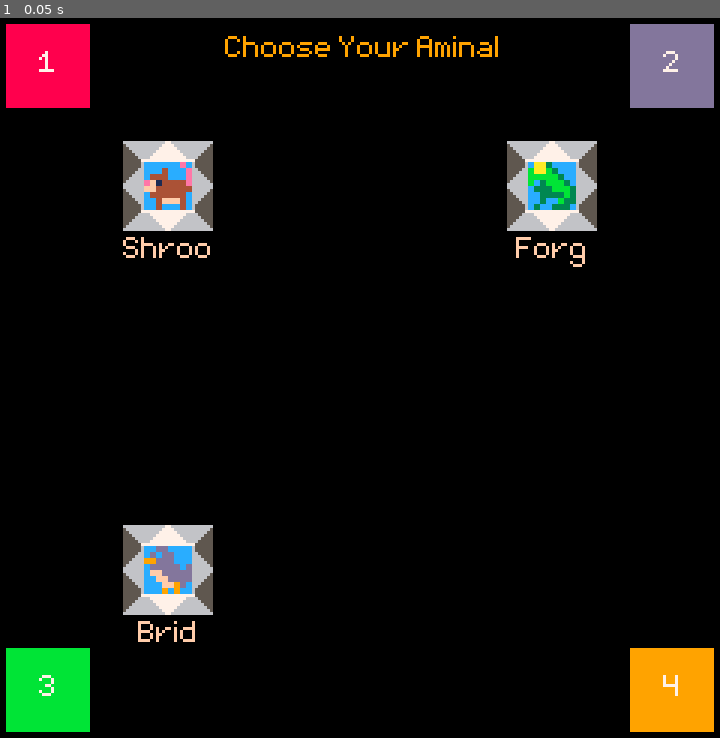
Above: before the commit, frame 1.
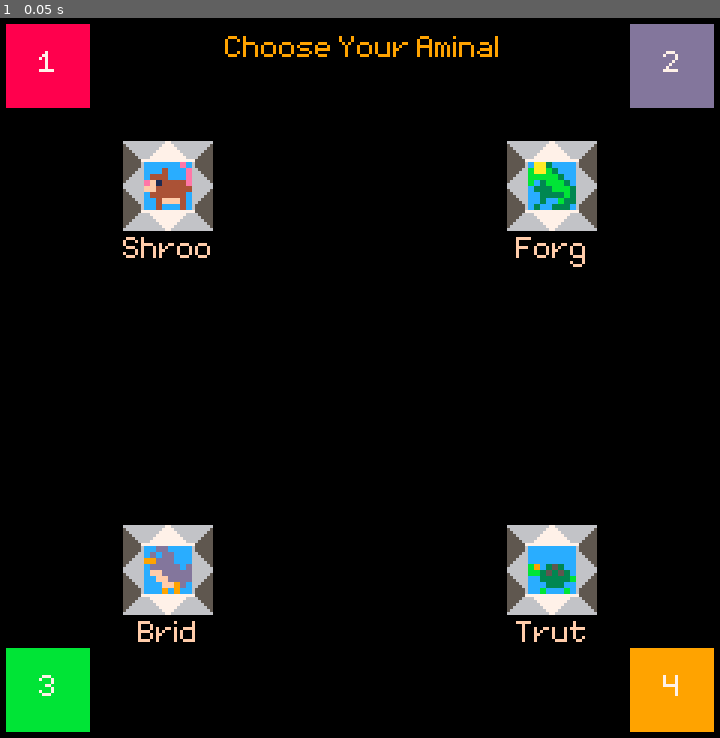
Above: after the commit, the same moment.

Repository: sealgair/ForestFiends
Game: Godot game, scene res://screens/character_select/CharacterSelect.tscn
Two runs of this game, one before a commit and one after it. Both use one fixed random seed, a clock stepped at 60 frames per second and the inputs below.
Inputs:
- Up to frame 1 (0.05 s): no input

The runs differ from the first frame. In frame 1, 1.6% of the frame differs, in the area x 70-83%, y 70-87%.

Commit message:
trut can bite

Diff:
--- a/characters/Attack.gd
+++ b/characters/Attack.gd
@@ -13,6 +13,9 @@
 	if life <= 0:
 		queue_free()
 
+func configure(anim="idle", size=6):
+	$AnimatedSprite.animation = anim
+
 
 func _on_Attack_body_entered(body):
 	if body != attacker and !body.dead:
--- a/characters/Attack.tscn
+++ b/characters/Attack.tscn
@@ -1,21 +1,36 @@
-[gd_scene load_steps=6 format=2]
+[gd_scene load_steps=8 format=2]
 
 [ext_resource path="res://art/aminals.png" type="Texture" id=1]
 [ext_resource path="res://characters/Attack.gd" type="Script" id=2]
+[ext_resource path="res://art/forg.png" type="Texture" id=3]
 
 [sub_resource type="CircleShape2D" id=1]
-radius = 4.0
+radius = 6.0
 
-[sub_resource type="AtlasTexture" id=4]
+[sub_resource type="AtlasTexture" id=6]
 atlas = ExtResource( 1 )
-region = Rect2( 120, 40, 8, 8 )
+region = Rect2( 240, 80, 16, 16 )
+
+[sub_resource type="AtlasTexture" id=5]
+atlas = ExtResource( 3 )
+region = Rect2( 16, 0, 4, 4 )
 
 [sub_resource type="SpriteFrames" id=3]
 resource_local_to_scene = true
 animations = [ {
-"frames": [ SubResource( 4 ) ],
+"frames": [ SubResource( 6 ) ],
 "loop": true,
 "name": "default",
+"speed": 5.0
+}, {
+"frames": [  ],
+"loop": true,
+"name": "none",
+"speed": 5.0
+}, {
+"frames": [ SubResource( 5 ) ],
+"loop": true,
+"name": "tongue",
 "speed": 5.0
 } ]
 
@@ -29,7 +44,6 @@
 shape = SubResource( 1 )
 
 [node name="AnimatedSprite" type="AnimatedSprite" parent="."]
-scale = Vector2( 2, 2 )
 frames = SubResource( 3 )
 
 [connection signal="body_entered" from="." to="." method="_on_Attack_body_entered"]
--- a/characters/Forg.gd
+++ b/characters/Forg.gd
@@ -8,7 +8,7 @@
 	._ready()
 	run_speed = 150
 	jump_speed = -50
-	attack_scene = preload("res://characters/ForgAttack.tscn")
+	attack_anim = "tongue"
 
 
 func get_species():
@@ -63,7 +63,3 @@
 		ret = ret * l * 2
 		an.transform.origin = ret
 		$Tongue.set_point_position(1, ret)
-
-
-func easeoutback(t, p=4):
-	return 1-pow(2*(t-.5), p)
--- a/characters/Forg.tscn
+++ b/characters/Forg.tscn
@@ -105,5 +105,4 @@
 [node name="Reticle" type="AnimatedSprite" parent="." index="5"]
 position = Vector2( -16, 0 )
 frames = SubResource( 30 )
-frame = 1
 playing = true
--- a/characters/ForgAttack.tscn
+++ /dev/null
@@ -1,22 +0,0 @@
-[gd_scene load_steps=5 format=2]
-
-[ext_resource path="res://characters/Attack.tscn" type="PackedScene" id=1]
-[ext_resource path="res://art/forg.png" type="Texture" id=2]
-
-[sub_resource type="AtlasTexture" id=3]
-atlas = ExtResource( 2 )
-region = Rect2( 16, 0, 4, 4 )
-
-[sub_resource type="SpriteFrames" id=2]
-animations = [ {
-"frames": [ SubResource( 3 ) ],
-"loop": true,
-"name": "default",
-"speed": 5.0
-} ]
-
-[node name="Attack" instance=ExtResource( 1 )]
-
-[node name="AnimatedSprite" parent="." index="1"]
-scale = Vector2( 1, 1 )
-frames = SubResource( 2 )
--- a/characters/Player.gd
+++ b/characters/Player.gd
@@ -27,6 +27,7 @@
 var dead = false
 
 var attack_scene = preload("res://characters/Attack.tscn")
+var attack_anim = "default"
 
 func _ready():
 	screen_size = get_viewport_rect().size
@@ -67,9 +68,11 @@
 	instance.attacker = self
 	instance.transform.origin += offset
 	instance.set_name("attack")
+	instance.configure(attack_anim)
 	add_child(instance)
 	attackNode = weakref(instance)
 	$AnimatedSprite.play("attack")
+	return instance
 
 func walk():
 	velocity.x = 0
@@ -154,3 +157,7 @@
 	position = new_pos
 	dead = false
 	# TODO: invincibilty after revive
+
+
+func easeoutback(t, p=4):
+	return 1-pow(2*(t-.5), p)
--- a/characters/Player.tscn
+++ b/characters/Player.tscn
@@ -1,7 +1,8 @@
-[gd_scene load_steps=9 format=2]
+[gd_scene load_steps=16 format=2]
 
 [ext_resource path="res://main/PalletSwap.gdshader" type="Shader" id=1]
 [ext_resource path="res://characters/Player.gd" type="Script" id=2]
+[ext_resource path="res://art/trut.png" type="Texture" id=3]
 [ext_resource path="res://art/decay.png" type="Texture" id=4]
 
 [sub_resource type="ShaderMaterial" id=17]
@@ -9,6 +10,14 @@
 shader = ExtResource( 1 )
 shader_param/palette = 0
 shader_param/palette_length = 4
+
+[sub_resource type="AtlasTexture" id=23]
+atlas = ExtResource( 3 )
+region = Rect2( 0, 16, 16, 16 )
+
+[sub_resource type="AtlasTexture" id=24]
+atlas = ExtResource( 3 )
+region = Rect2( 48, 16, 16, 16 )
 
 [sub_resource type="AtlasTexture" id=20]
 atlas = ExtResource( 4 )
@@ -18,15 +27,31 @@
 atlas = ExtResource( 4 )
 region = Rect2( 16, 0, 16, 16 )
 
+[sub_resource type="AtlasTexture" id=25]
+atlas = ExtResource( 3 )
+region = Rect2( 0, 16, 16, 16 )
+
+[sub_resource type="AtlasTexture" id=26]
+atlas = ExtResource( 3 )
+region = Rect2( 0, 16, 16, 16 )
+
+[sub_resource type="AtlasTexture" id=27]
+atlas = ExtResource( 3 )
+region = Rect2( 0, 16, 16, 16 )
+
+[sub_resource type="AtlasTexture" id=28]
+atlas = ExtResource( 3 )
+region = Rect2( 16, 16, 16, 16 )
+
 [sub_resource type="SpriteFrames" id=8]
 resource_local_to_scene = true
 animations = [ {
-"frames": [  ],
+"frames": [ SubResource( 23 ) ],
 "loop": false,
 "name": "attack",
 "speed": 10.0
 }, {
-"frames": [  ],
+"frames": [ SubResource( 24 ) ],
 "loop": true,
 "name": "dead",
 "speed": 5.0
@@ -36,17 +61,17 @@
 "name": "decay",
 "speed": 10.0
 }, {
-"frames": [  ],
+"frames": [ SubResource( 25 ) ],
 "loop": true,
 "name": "idle",
 "speed": 5.0
 }, {
-"frames": [  ],
+"frames": [ SubResource( 26 ) ],
 "loop": true,
 "name": "jump",
 "speed": 5.0
 }, {
-"frames": [  ],
+"frames": [ SubResource( 27 ), SubResource( 28 ) ],
 "loop": true,
 "name": "walk",
 "speed": 5.0
--- /dev/null
+++ b/characters/Trut.gd
@@ -0,0 +1,28 @@
+extends "Player.gd"
+
+
+func _ready():
+	run_speed = 60
+	$Head.material.set_shader_param("palette", palette)
+	attack_anim = "none"
+
+
+func get_species():
+	return "Trut"
+
+
+func _process(delta):
+	._process(delta)
+	$Head.flip_h = $AnimatedSprite.flip_h
+	var an = attackNode.get_ref()
+	$Head.animation = "idle"
+	if an:
+		var xoff = easeoutback(an.life/an.live) * 10
+		if xoff > 4:
+			$Head.animation = "attack"
+		if not $Head.flip_h:
+			xoff *= -1
+		$Head.transform.origin.x = xoff
+		an.transform.origin.x = xoff * 2.1
+	else:
+		$Head.transform.origin.x = 0
--- /dev/null
+++ b/characters/Trut.tscn
@@ -0,0 +1,116 @@
+[gd_scene load_steps=20 format=2]
+
+[ext_resource path="res://characters/Player.tscn" type="PackedScene" id=1]
+[ext_resource path="res://art/trut.png" type="Texture" id=2]
+[ext_resource path="res://main/PalletSwap.gdshader" type="Shader" id=3]
+[ext_resource path="res://art/decay.png" type="Texture" id=4]
+[ext_resource path="res://characters/Trut.gd" type="Script" id=5]
+[ext_resource path="res://main/PalletSwap.tres" type="Material" id=6]
+
+[sub_resource type="AtlasTexture" id=3]
+atlas = ExtResource( 2 )
+region = Rect2( 16, 32, 16, 16 )
+
+[sub_resource type="AtlasTexture" id=2]
+atlas = ExtResource( 2 )
+region = Rect2( 0, 32, 16, 16 )
+
+[sub_resource type="SpriteFrames" id=1]
+resource_local_to_scene = true
+animations = [ {
+"frames": [ SubResource( 3 ) ],
+"loop": true,
+"name": "attack",
+"speed": 5.0
+}, {
+"frames": [ SubResource( 2 ) ],
+"loop": true,
+"name": "idle",
+"speed": 5.0
+} ]
+
+[sub_resource type="ShaderMaterial" id=22]
+resource_local_to_scene = true
+shader = ExtResource( 3 )
+shader_param/palette = 0
+shader_param/palette_length = 4
+
+[sub_resource type="AtlasTexture" id=23]
+atlas = ExtResource( 2 )
+region = Rect2( 0, 16, 16, 16 )
+
+[sub_resource type="AtlasTexture" id=24]
+atlas = ExtResource( 2 )
+region = Rect2( 48, 16, 16, 16 )
+
+[sub_resource type="AtlasTexture" id=20]
+atlas = ExtResource( 4 )
+region = Rect2( 0, 0, 16, 16 )
+
+[sub_resource type="AtlasTexture" id=21]
+atlas = ExtResource( 4 )
+region = Rect2( 16, 0, 16, 16 )
+
+[sub_resource type="AtlasTexture" id=30]
+atlas = ExtResource( 2 )
+region = Rect2( 16, 0, 16, 16 )
+
+[sub_resource type="AtlasTexture" id=31]
+atlas = ExtResource( 2 )
+region = Rect2( 16, 16, 16, 16 )
+
+[sub_resource type="AtlasTexture" id=27]
+atlas = ExtResource( 2 )
+region = Rect2( 0, 16, 16, 16 )
+
+[sub_resource type="AtlasTexture" id=28]
+atlas = ExtResource( 2 )
+region = Rect2( 16, 16, 16, 16 )
+
+[sub_resource type="SpriteFrames" id=29]
+resource_local_to_scene = true
+animations = [ {
+"frames": [ SubResource( 23 ) ],
+"loop": false,
+"name": "attack",
+"speed": 10.0
+}, {
+"frames": [ SubResource( 24 ) ],
+"loop": true,
+"name": "dead",
+"speed": 5.0
+}, {
+"frames": [ SubResource( 20 ), SubResource( 21 ) ],
+"loop": false,
+"name": "decay",
+"speed": 10.0
+}, {
+"frames": [ SubResource( 30 ) ],
+"loop": true,
+"name": "idle",
+"speed": 5.0
+}, {
+"frames": [ SubResource( 31 ) ],
+"loop": true,
+"name": "jump",
+"speed": 5.0
+}, {
+"frames": [ SubResource( 27 ), SubResource( 28 ) ],
+"loop": true,
+"name": "walk",
+"speed": 5.0
+} ]
+
+[node name="Trut" instance=ExtResource( 1 )]
+script = ExtResource( 5 )
+
+[node name="Head" type="AnimatedSprite" parent="." index="0"]
+material = ExtResource( 6 )
+frames = SubResource( 1 )
+animation = "idle"
+
+[node name="AnimatedSprite" parent="." index="1"]
+material = SubResource( 22 )
+frames = SubResource( 29 )
+animation = "idle"
+frame = 0
--- a/main/Global.gd
+++ b/main/Global.gd
@@ -4,6 +4,7 @@
 	'Shroo': load("res://characters/Shroo.tscn"),
 	'Brid': load("res://characters/Brid.tscn"),
 	'Forg': load("res://characters/Forg.tscn"),
+	'Trut': load("res://characters/Trut.tscn"),
 }
 var screens = {
 	'select': "res://screens/character_select/CharacterSelect.tscn",
--- a/screens/arena/Map.tscn
+++ b/screens/arena/Map.tscn
@@ -25,7 +25,7 @@
 0/texture = ExtResource( 1 )
 0/tex_offset = Vector2( 0, 0 )
 0/modulate = Color( 1, 1, 1, 1 )
-0/region = Rect2( 0, 32, 8, 8 )
+0/region = Rect2( 0, 64, 16, 16 )
 0/tile_mode = 0
 0/occluder_offset = Vector2( 0, 0 )
 0/navigation_offset = Vector2( 0, 0 )
@@ -46,7 +46,7 @@
 1/texture = ExtResource( 1 )
 1/tex_offset = Vector2( 0, 0 )
 1/modulate = Color( 1, 1, 1, 1 )
-1/region = Rect2( 8, 32, 8, 8 )
+1/region = Rect2( 16, 64, 16, 16 )
 1/tile_mode = 0
 1/occluder_offset = Vector2( 0, 0 )
 1/navigation_offset = Vector2( 0, 0 )
@@ -67,7 +67,7 @@
 2/texture = ExtResource( 1 )
 2/tex_offset = Vector2( 0, 0 )
 2/modulate = Color( 1, 1, 1, 1 )
-2/region = Rect2( 16, 32, 8, 8 )
+2/region = Rect2( 32, 64, 16, 16 )
 2/tile_mode = 0
 2/occluder_offset = Vector2( 0, 0 )
 2/navigation_offset = Vector2( 0, 0 )
@@ -88,7 +88,7 @@
 3/texture = ExtResource( 1 )
 3/tex_offset = Vector2( 0, 0 )
 3/modulate = Color( 1, 1, 1, 1 )
-3/region = Rect2( 0, 40, 8, 8 )
+3/region = Rect2( 0, 80, 16, 16 )
 3/tile_mode = 0
 3/occluder_offset = Vector2( 0, 0 )
 3/navigation_offset = Vector2( 0, 0 )
@@ -109,7 +109,7 @@
 4/texture = ExtResource( 1 )
 4/tex_offset = Vector2( 0, 0 )
 4/modulate = Color( 1, 1, 1, 1 )
-4/region = Rect2( 8, 40, 8, 8 )
+4/region = Rect2( 16, 80, 16, 16 )
 4/tile_mode = 0
 4/occluder_offset = Vector2( 0, 0 )
 4/navigation_offset = Vector2( 0, 0 )
@@ -130,7 +130,7 @@
 5/texture = ExtResource( 1 )
 5/tex_offset = Vector2( 0, 0 )
 5/modulate = Color( 1, 1, 1, 1 )
-5/region = Rect2( 0, 8, 8, 8 )
+5/region = Rect2( 0, 15, 16, 16 )
 5/tile_mode = 0
 5/occluder_offset = Vector2( 0, 0 )
 5/navigation_offset = Vector2( 0, 0 )
@@ -178,9 +178,8 @@
 color = Color( 0.160784, 0.678431, 1, 1 )
 
 [node name="TileMap" type="TileMap" parent="."]
-scale = Vector2( 2, 2 )
 tile_set = SubResource( 1 )
-cell_size = Vector2( 8, 8 )
+cell_size = Vector2( 16, 16 )
 cell_custom_transform = Transform2D( 1, 0, 0, 1, 0, 0 )
 format = 1
 tile_data = PoolIntArray( 0, 1, 0, 1, 1, 0, 2, 1, 0, 3, 1, 0, 6, 1, 0, 7, 1, 0, 8, 1, 0, 9, 1, 0, 12, 1, 0, 13, 1, 0, 1 …(885 unchanged characters)…
--- a/screens/character_select/CharacterSelect.gd
+++ b/screens/character_select/CharacterSelect.gd
@@ -9,6 +9,7 @@
 func _ready():
 	selectors = [
 		[$Selector1, $Selector3,],
+		[$Selector7, $Selector9,],
 	]
 	player_selectors = [
 		$Player1Selector,
--- a/screens/character_select/CharacterSelect.tscn
+++ b/screens/character_select/CharacterSelect.tscn
@@ -42,6 +42,7 @@
 
 [node name="Selector9" parent="." instance=ExtResource( 4 )]
 position = Vector2( 176, 176 )
+species = "Trut"
 
 [node name="Choose" type="Label" parent="."]
 margin_left = 83.0
Binary file changed: art/aminals.png
Binary file removed: art/aminals.png.png
Binary file added: art/forg_tongue.png
Not shown, added: art/forg_tongue.png.import
Binary file added: art/trut.png
Not shown, changed: art/trut.png.import
Not shown, changed: art/aminals.pxo
Not shown, added: art/forg_tongue.pxo
Not shown, added: art/trut.pxo
